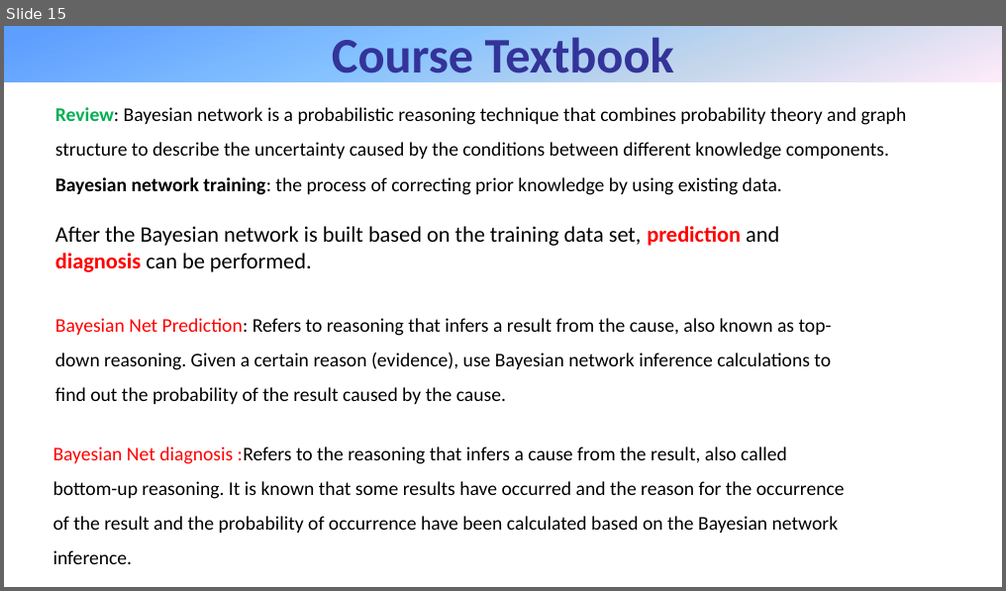
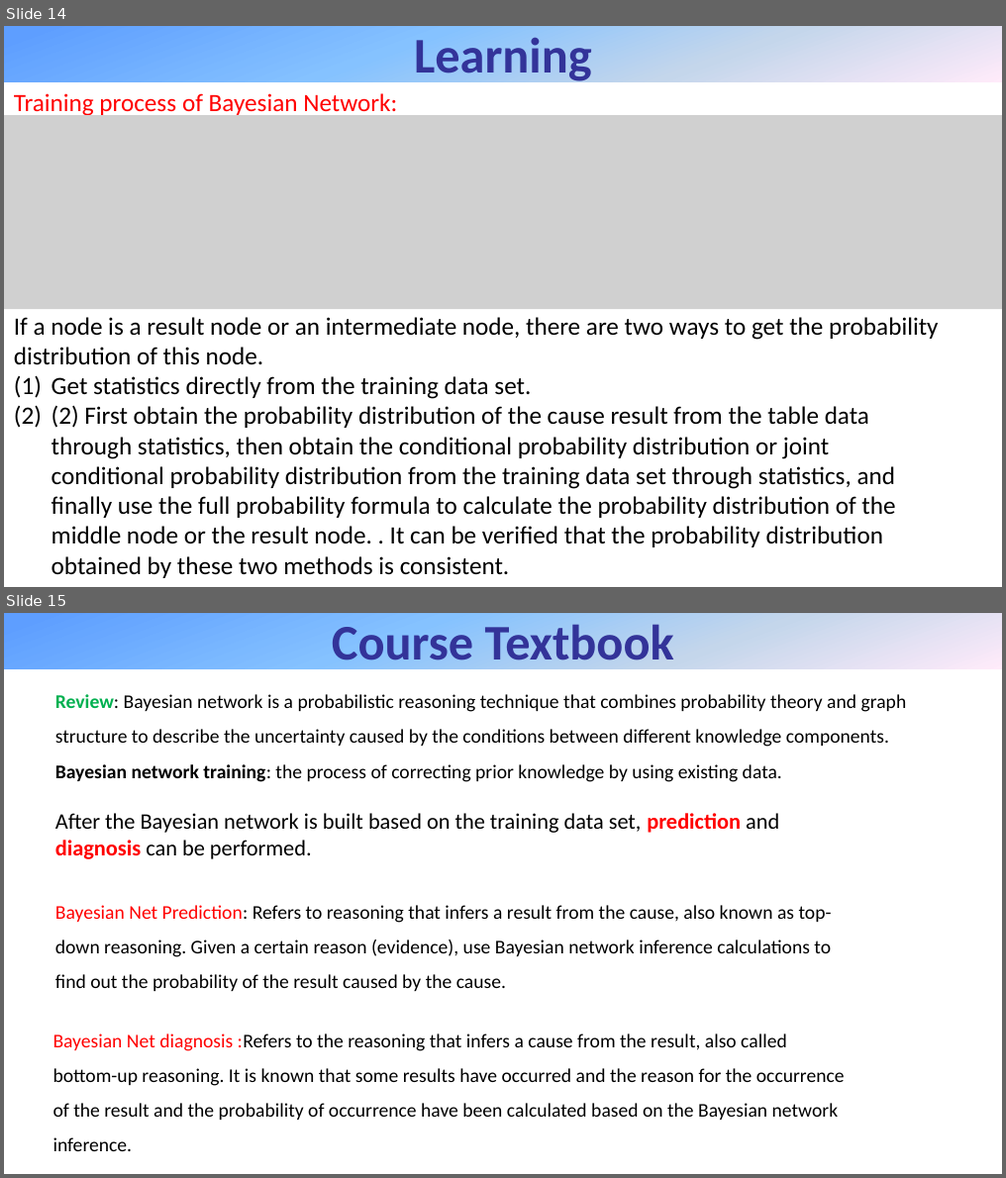
Before and after one commit to WeakX/Notes, a slide deck: ref/BayesNet.pptx. Shown one above the other, each under a label of ours: slide 15 before the commit, slides 14 and 15 after it. The pictures are 1006x591 and 1006x1178 pixels, drawn with LibreOffice and Linux fonts; fonts in the diff are those of the drawing; grey boxes stand for pictures. Boxes give left, top, right and bottom in pixels: in the first picture for what was removed or moved away, otherwise in the second. Text is boxed around its words. In the diff, an @@ line names an element or a change of style, - is before the commit and + after.

```diff
--- a/ref/BayesNet.pptx
+++ b/ref/BayesNet.pptx
@@ slide 14 added at (4,26,1002,587), background #FFFFFF @@
@@ rectangle added at (4,26,1002,81), fill gradient #5E9EFF to #85C2FF to #C4D6EB to #FFEBFA, 36 pt, text #333399, bold @@
+Learning
@@ text added at (14,93,397,118), 18 pt, text #FF0000 @@
+Training process of Bayesian Network:
@@ picture added at (4,116,1002,309) @@
@@ text added at (14,317,938,578), 18 pt, text #000000 @@
+If a node is a result node or an intermediate node, there are two ways to get the probability distribution of this node.
+(1) Get statistics directly from the training data set.
+(2) (2) First obtain the probability distribution of the cause result from the table data through statistics, then obtain the conditional probability distribution or joint conditional probability distribution from the training data set through statistics, and finally use the full probability formula to calculate the probability distribution of the middle node or the result node. . It can be verified that the probability distribution obtained by these two methods is consistent.
```
Also in this commit, not shown: 2 slides changed, 2 other slides added, 3 slides removed.
